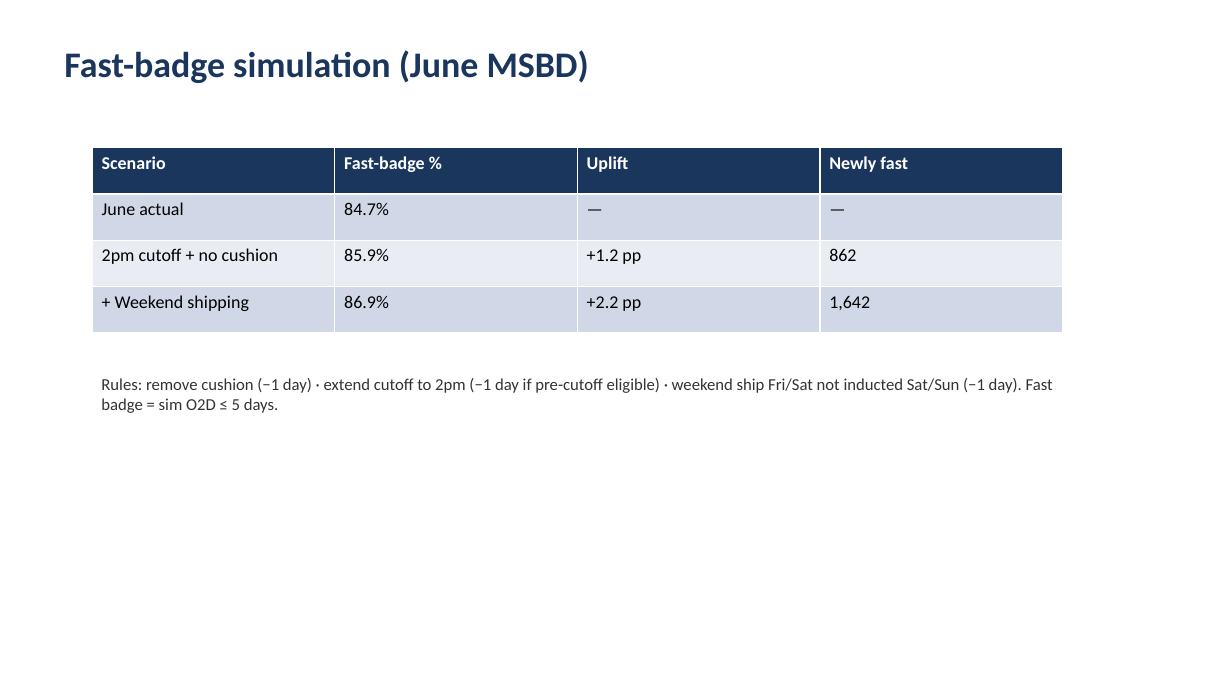
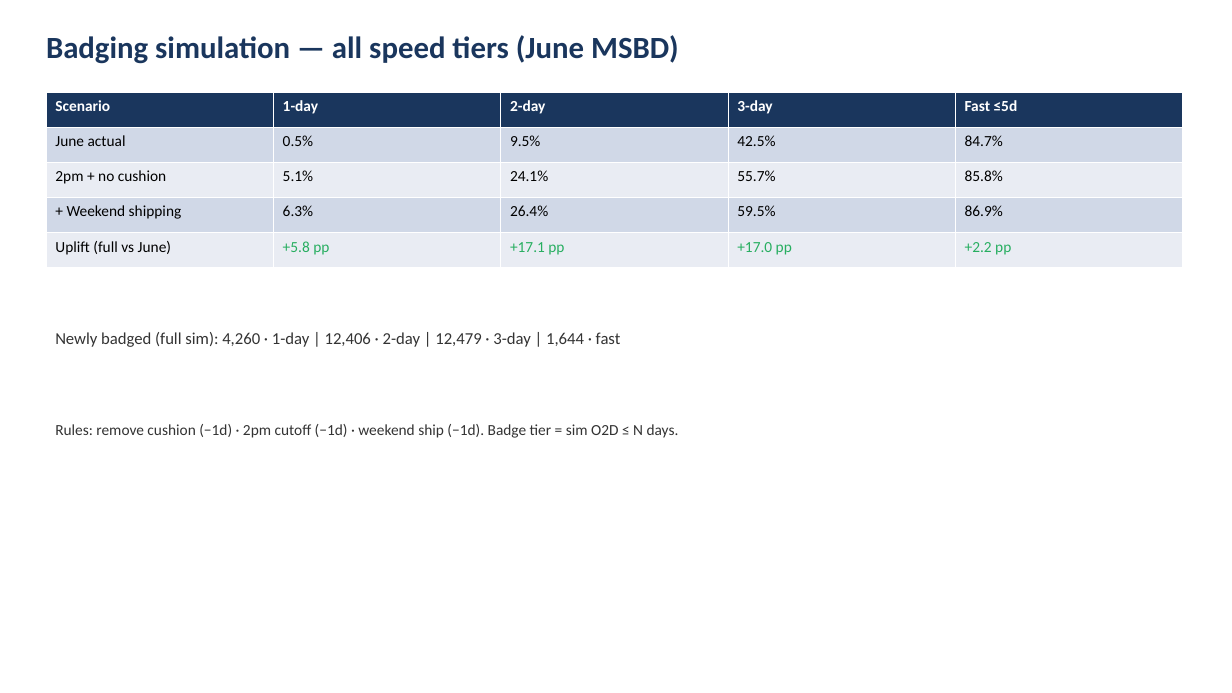
Before and after one commit to et844p/O2S, a slide deck: slide 6 of output/safavieh/Safavieh_CEO_June_MSBD.pptx. Drawn at 1232x693 pixels with LibreOffice and Linux fonts; fonts in the diff are those of the drawing. Boxes give left, top, right and bottom in pixels: in the first picture for what was removed or moved away, otherwise in the second. Text is boxed around its words. In the diff, an @@ line names an element or a change of style, - is before the commit and + after.

```diff
--- a/output/safavieh/Safavieh_CEO_June_MSBD.pptx
+++ b/output/safavieh/Safavieh_CEO_June_MSBD.pptx
@@ text at (46,35,679,64): text changed; size 28 to 24 pt @@
-Fast-badge simulation (June MSBD)
+Badging simulation — all speed tiers (June MSBD)
@@ table at (46,92,1183,268) @@
-Scenario | Fast-badge % | Uplift | Newly fast
-June actual | 84.7% | — | —
-2pm cutoff + no cushion | 85.9% | +1.2 pp | 862
-+ Weekend shipping | 86.9% | +2.2 pp | 1,642
+Scenario | 1-day | 2-day | 3-day | Fast ≤5d
+June actual | 0.5% | 9.5% | 42.5% | 84.7%
+2pm + no cushion | 5.1% | 24.1% | 55.7% | 85.8%
++ Weekend shipping | 6.3% | 26.4% | 59.5% | 86.9%
+Uplift (full vs June) | +5.8 pp | +17.1 pp | +17.0 pp | +2.2 pp
@@ table: place and size @@
-table at (92,148,1061,333)
+table at (46,92,1183,268)
@@ text at (55,332,621,347): text changed @@
-Rules: remove cushion (−1 day) · extend cutoff to 2pm (−1 day if pre-cutoff eligible) · weekend ship Fri/Sat not inducted Sat/Sun (−1 day). Fast badge = sim O2D ≤ 5 days.
+Newly badged (full sim): 4,260 · 1-day | 12,406 · 2-day | 12,479 · 3-day | 1,644 · fast
@@ text added at (55,424,679,438), 12 pt, text #333333 @@
+Rules: remove cushion (−1d) · 2pm cutoff (−1d) · weekend ship (−1d). Badge tier = sim O2D ≤ N days.
```
Also in this commit, not shown: 2 other slides changed, 4 other files.
